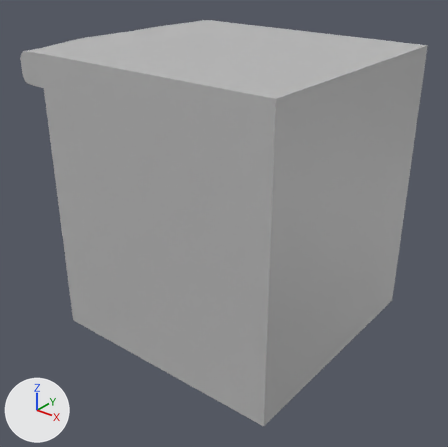
Before and after pictures for a commit that changed the FBX model Art Assets/FBX Files/Terrain/Single_Ledge.fbx.
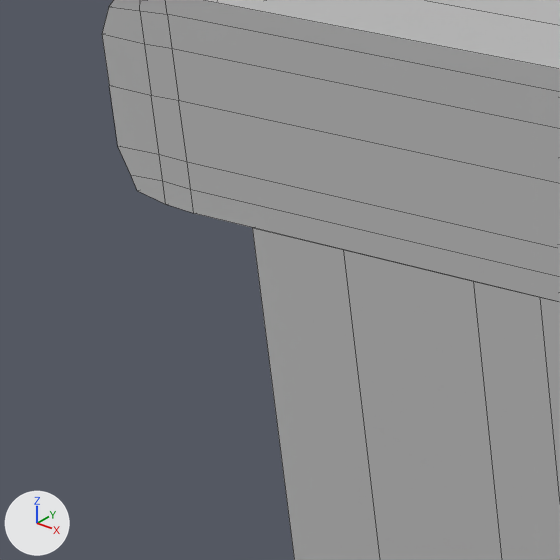
Each version appears first whole from a camera (50 mm lens) standing at (0.1262, -0.1175, 0.1357) and looking at (-0.0001, 0.0404, 0.0378), and next in a close-up on the part from 1% to 20% of the width and 12% to 31% of the height. The lights are fixed; the arrows at lower left show +X, +Y and +Z. The close-ups show mesh edges as thin lines. Where no turn or scale is listed for an object, it has been applied to the vertices. Vertices at the same position are counted once.

The first close-up shows 'Single_ledge'.
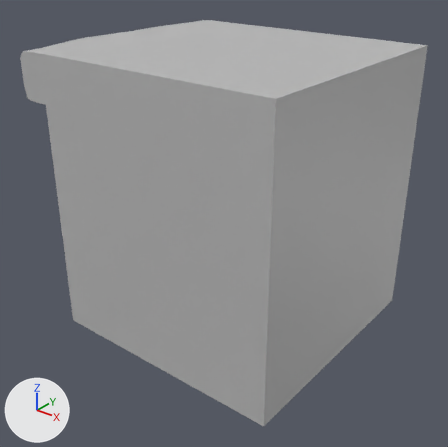
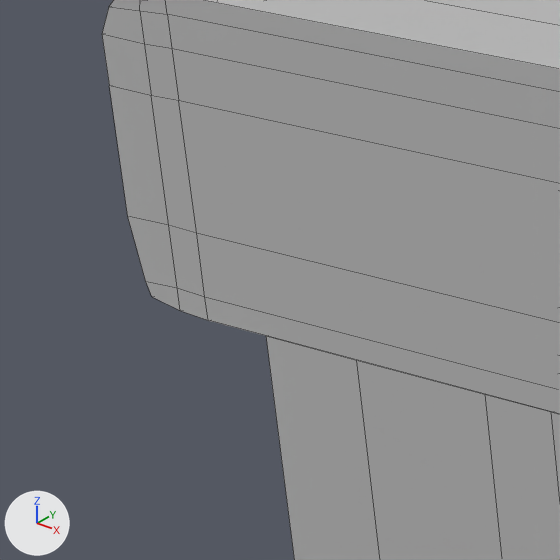
The newer file is also turned or shifted as a whole; pictures and numbers use the older file's frame.

Location of each change, (x1, y1, x2, y2) in pixels of the close-ups (560 x 560 px; the box of a moved part takes in the faces that stretch with it):
part 1 of me_mesh, moved or reshaped: before (131, 175, 560, 560); after (146, 282, 560, 560)
part 2 of me_mesh, moved or reshaped: before (109, 86, 560, 277); after (109, 86, 560, 389)

What changed in the scene script:
```text
Change me_mesh:
    where me_mesh.from_pydata(...)  # 462 vertices, 460 faces; spans x -0.0562..0.0474, y 0.0..0.0884, z 0.0..0.0992
    used by ob_single_ledge; location = (0.0, 0.0, 0.0)
    me_mesh part 1: all 146 vertices in x -0.0555..0.0474, y 0.0..0.0884, z 0.0884..0.0897 are moved by (0.0, 0.0, -0.0054)
    me_mesh part 2: all 20 vertices in x -0.0562..0.0474, y 0.0..0.0884, z 0.0909..0.091 are moved by (0.0, 0.0, -0.0035)
```
